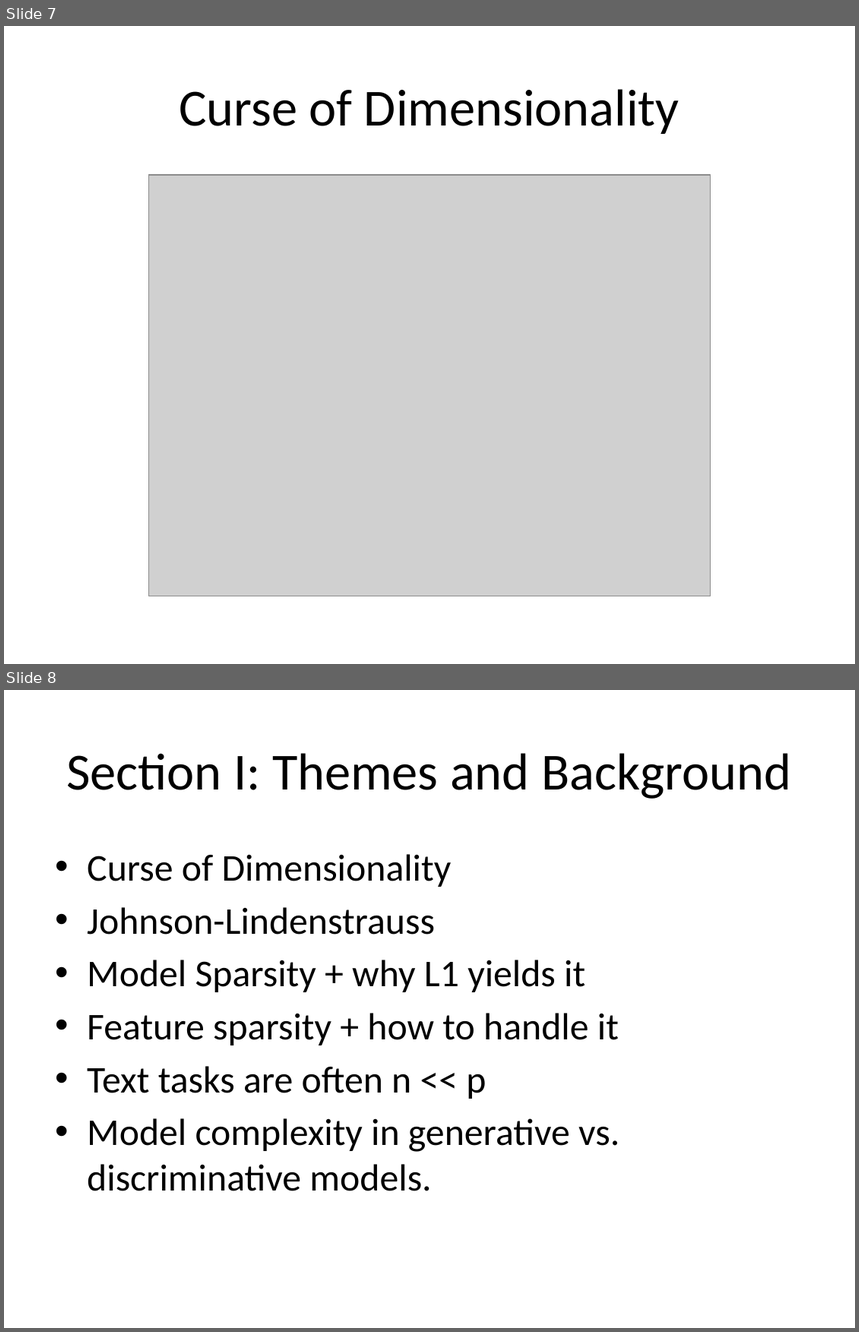
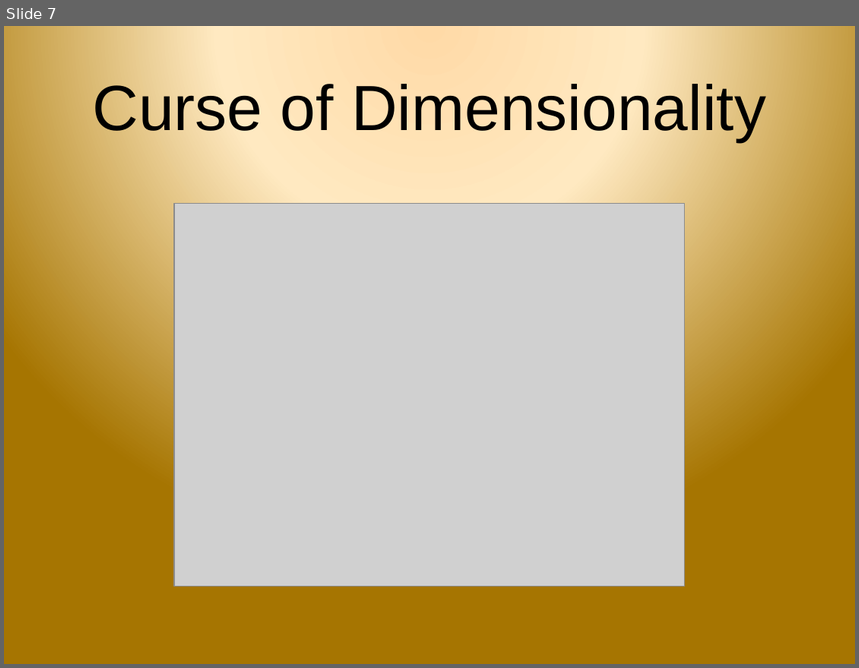
Before and after one commit to samanz/High-Dimensional-Classification, a slide deck: progressReport.pptx. Shown one above the other, each under a label of ours: slides 7 and 8 before the commit, slide 7 after it. The pictures are 859x1332 and 859x668 pixels, drawn with LibreOffice and Linux fonts; fonts in the diff are those of the drawing; grey boxes stand for pictures; background and template pictures are left out. Boxes give left, top, right and bottom in pixels: in the first picture for what was removed or moved away, otherwise in the second. Text is boxed around its words. In the diff, an @@ line names an element or a change of style, - is before the commit and + after.

```diff
--- a/progressReport.pptx
+++ b/progressReport.pptx
@@ slide 8 removed at [4,690,855,1328], background #FFFFFF @@
@@ title removed at [66,753,791,799] @@
-Section I: Themes and Background
@@ text removed at [87,854,620,1192] @@
-• Curse of Dimensionality
-• Johnson-Lindenstrauss
-• Model Sparsity + why L1 yields it
-• Feature sparsity + how to handle it
-• Text tasks are often n << p
-• Model complexity in generative vs. discriminative models.
@@ slide 7 changed as well @@
@@ background #FFFFFF to picture (left out) @@
@@ title "Curse of Dimensionality": place and size @@
-title "Curse of Dimensionality" at [179,89,680,134]
+title "Curse of Dimensionality" at [92,79,766,142]
@@ title "Curse of Dimensionality" at [92,79,766,142]: size 44 to 54 pt, font Calibri to Arial @@
@@ picture: place and size @@
-picture at [148,175,711,596]
+picture at [174,203,685,586]
```
Also in this commit, not shown: 6 other slides changed, 14 slides added, 6 other slides removed.
